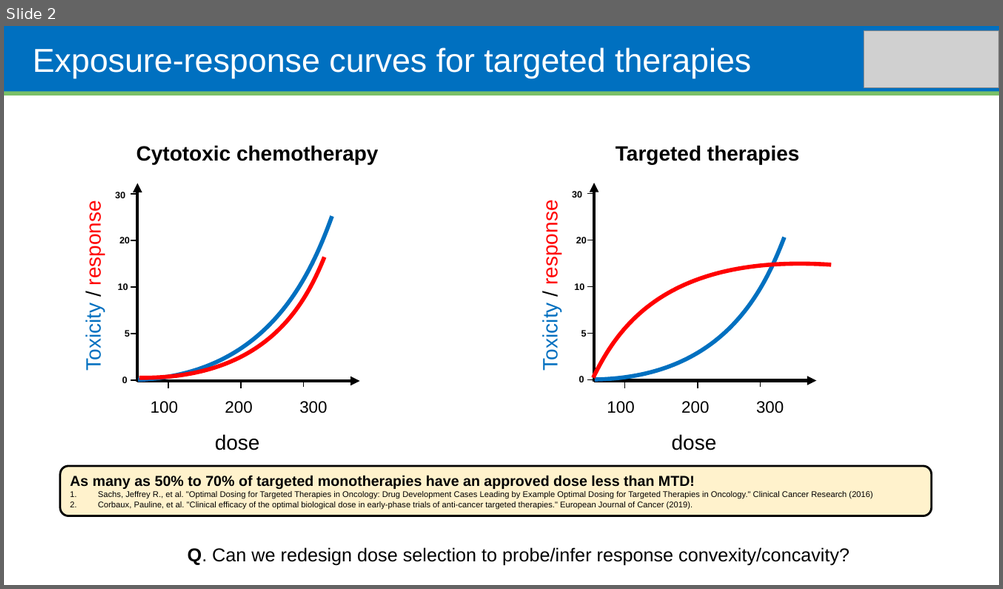
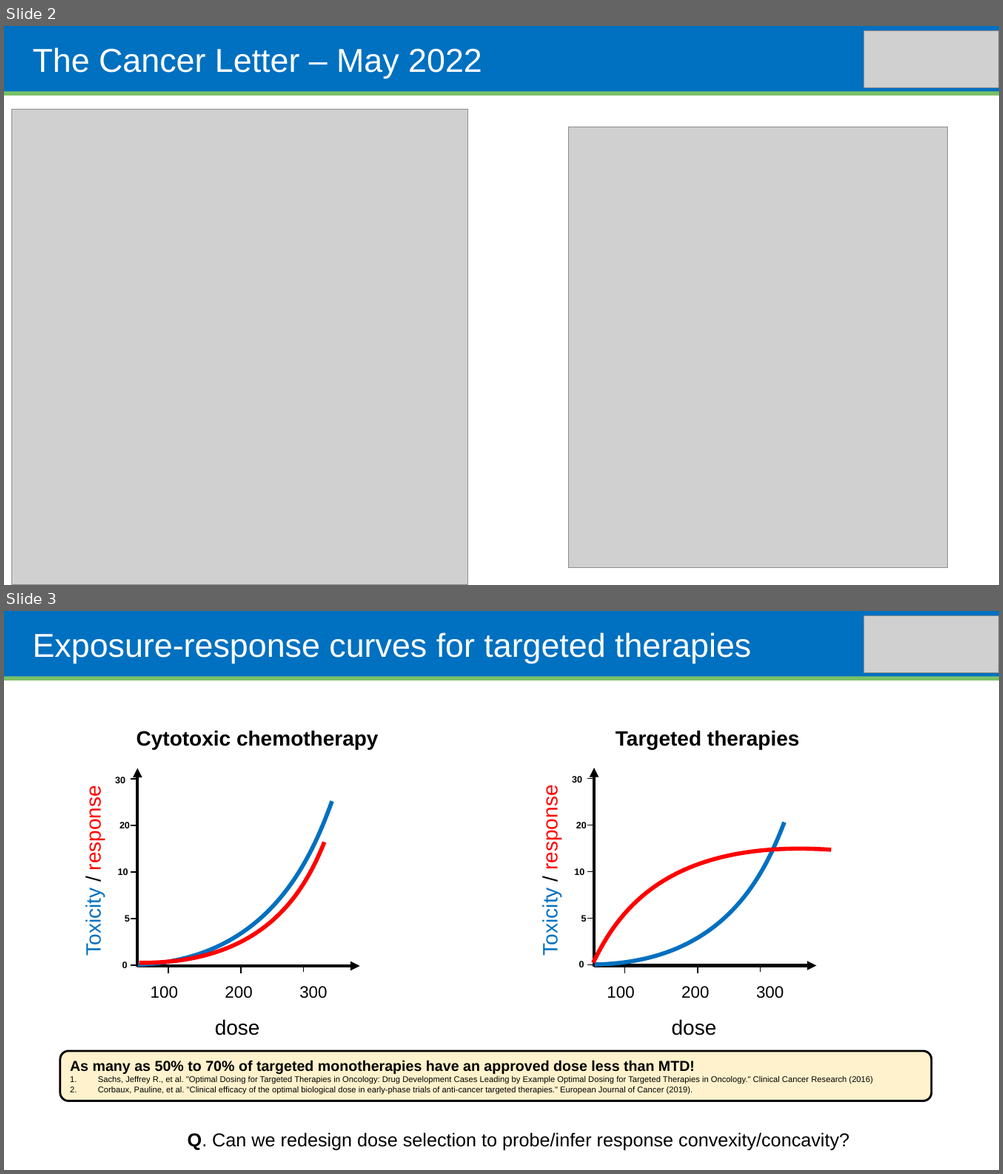
Before and after one commit to JeffreyWest/IMO-lecture-notes, a slide deck: IMO2 (BSC6883)/_Dose Response/LectureSlides.pptx. Shown one above the other, each under a label of ours: slide 2 before the commit, slides 2 and 3 after it. The pictures are 1003x589 and 1003x1174 pixels, drawn with LibreOffice and Linux fonts; fonts in the diff are those of the drawing; grey boxes stand for pictures. Boxes give left, top, right and bottom in pixels: in the first picture for what was removed or moved away, otherwise in the second. Text is boxed around its words. In the diff, an @@ line names an element or a change of style, - is before the commit and + after.

```diff
--- a/IMO2 (BSC6883)/_Dose Response/LectureSlides.pptx
+++ b/IMO2 (BSC6883)/_Dose Response/LectureSlides.pptx
@@ slide 2 added at (4, 26, 999, 585), background #FFFFFF @@
@@ rectangle added at (4, 26, 999, 94), fill #0070C0 @@
@@ text added at (33, 47, 482, 79), 32 pt, text #FFFFFF @@
+The Cancer Letter – May 2022
@@ picture added at (864, 30, 999, 88) @@
@@ rectangle added at (4, 92, 999, 96), fill #7AC067 @@
@@ picture added at (11, 110, 467, 585) @@
@@ picture added at (569, 127, 948, 568) @@
@@ what was slide 2 is now slide 3 @@
```
Also in this commit, not shown: 1 slide changed, 2 other files.
